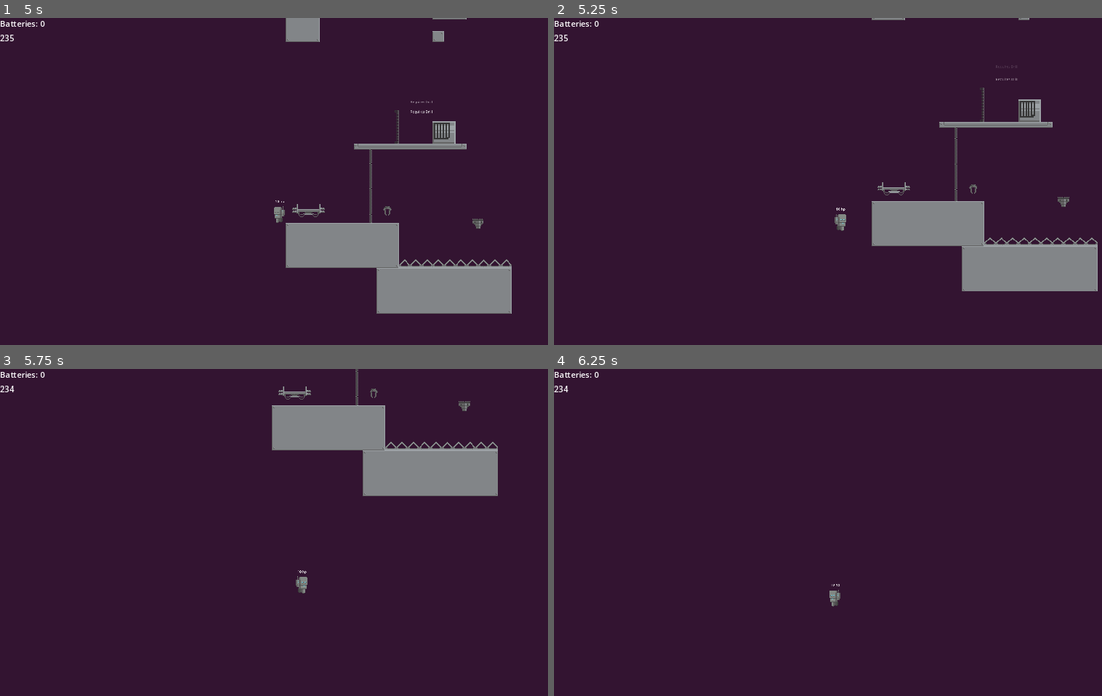
Above: before the commit, frames 1-4 (two rows, left to right).
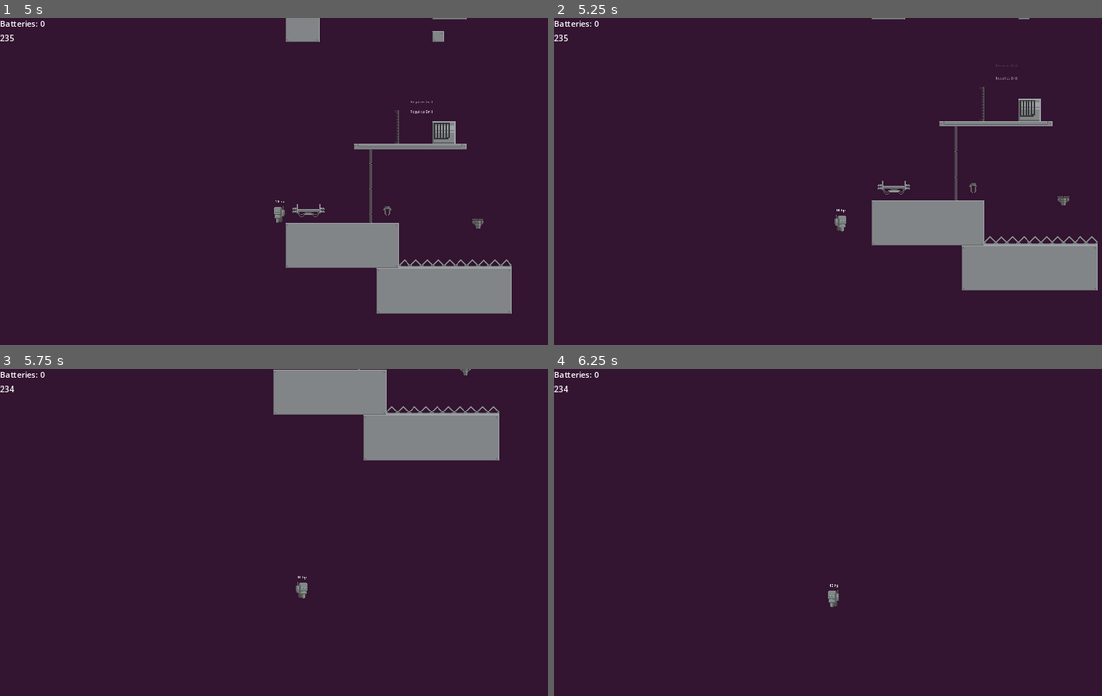
Above: after the commit, the same moments.

Repository: Lincoln-WIlcox/robo-life
Game: Godot game, scene res://Game/game.tscn
Two runs of this game, one before a commit and one after it. Both use one fixed random seed, a clock stepped at 60 frames per second and the inputs below.
Inputs:
- Up to frame 1 (5 s): tap Enter at 0.5, 3.5 s; hold Space (player_climb) 0.53-1.28 s; hold D (player_move_right) 0.53-2.03 s; tap Up (player_move_up) at 0.77, 1.52, 3.02, 3.77, 4.52 s; tap W (player_interact) at 1.35 s; hold A (player_move_left) 2.03-2.78 s; hold [ (spawn_deployable_ladder) 2.03-2.78 s; tap Space (player_climb) at 2.75, 2.85, 4.25 s; hold D (player_move_right) 2.78-4.28 s; hold W (player_interact) 3.53-4.28 s; hold A (player_move_left) from 4.28 s (still down); tap [ (spawn_deployable_ladder) at 4.35 s
- Up to frame 2 (5.25 s): release A (player_move_left) at 5.03 s; hold D (player_move_right) from 5.03 s (still down); hold Space (player_climb) from 5.03 s (still down)
- Up to frame 3 (5.75 s): keep holding D (player_move_right); keep holding Space (player_climb)
- Up to frame 4 (6.25 s): release D (player_move_right) at 5.78 s; release Space (player_climb) at 5.78 s; hold A (player_move_left) from 5.78 s (still down); tap W (player_interact) at 5.85 s; tap Up (player_move_up) at 6.02 s

Frame 1 is identical in both runs. In frame 2, 1.3% of the frame differs, in the area x 51-100%, y 0-84%; in frame 3, 9.7%, in the area x 49-92%, y 0-71%; in frame 4, less than 0.1%.

Commit message:
created power connection handler and power connector connection classes, and function to add a power connector connection

Diff:
--- a/Characters/Player/falling_state.gd
+++ b/Characters/Player/falling_state.gd
@@ -1,7 +1,7 @@
 extends State
 
 const SWITCH_TO_FALLING_RATE = 10
-const SLOW_FALL_DECEL_RATE = 10
+const SLOW_FALL_DECEL_RATE = 5
 const FALLING_THRESHOLD = 150
 const FAST_FALL_THRESHOLD = 0
 const TRANSITION_TO_FAST_FALL_RATE = 80
--- a/Components/PowerConnection/power_connection.gd
+++ b/Components/PowerConnection/power_connection.gd
@@ -1,4 +1,4 @@
-class_name PowerConnection
+class_name PowerConnector
 extends Area2D
 
 
--- a/Components/PowerConnection/power_connection.tscn
+++ b/Components/PowerConnection/power_connection.tscn
@@ -2,5 +2,5 @@
 
 [ext_resource type="Script" path="res://Components/PowerConnection/power_connection.gd" id="1_61ocp"]
 
-[node name="PowerConnection" type="Area2D"]
+[node name="PowerConnector" type="Area2D"]
 script = ExtResource("1_61ocp")
--- /dev/null
+++ b/GenericClasses/power_connector_connection.gd
@@ -0,0 +1,9 @@
+class_name PowerConnectorConnection
+extends Object
+
+var power_connector_a: PowerConnector
+var power_connector_b: PowerConnector
+
+func _init(_power_connector_a: PowerConnector, _power_connector_b: PowerConnector):
+	power_connector_a = _power_connector_a
+	power_connector_b = _power_connector_b
--- /dev/null
+++ b/Singletons/power_connection_handler.gd
@@ -0,0 +1,15 @@
+extends Node
+
+##Singleton that handles connections between power connectors and supplying/consuming power in a system.
+
+var power_connector_connections: Array[PowerConnectorConnection]
+
+func add_connection(connector_a: PowerConnector, connector_b: PowerConnector):
+	assert(connector_a != connector_b, "connector_a and connector_b cannot be the same power connector")
+
+	for power_connector_connection: PowerConnectorConnection in power_connector_connections:
+		if power_connector_connection.power_connector_a == connector_a and power_connector_connection.power_connector_b == connector_b:
+			return false
+
+	var power_connector_connection: PowerConnectorConnection = PowerConnectorConnection.new(connector_a, connector_b)
+	power_connector_connections.append(power_connector_connection)
--- a/project.godot
+++ b/project.godot
@@ -19,6 +19,7 @@
 [autoload]
 
 Events="*res://Singletons/events.gd"
+PowerConnectionHandler="*res://Singletons/power_connection_handler.gd"
 
 [display]
 
